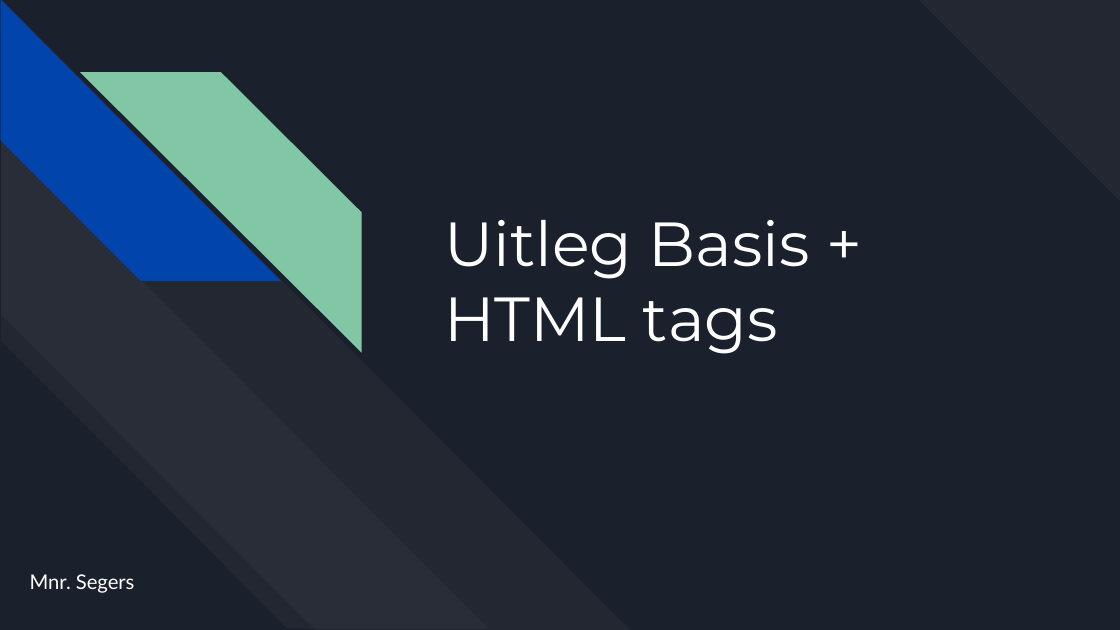
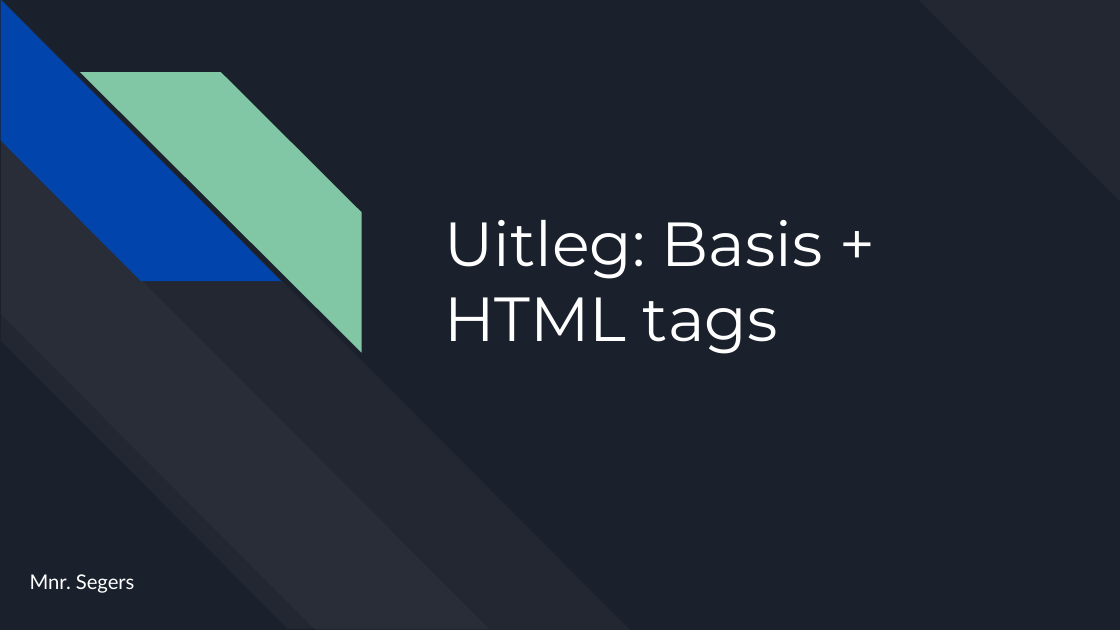
Before and after one commit to emmauscollege/emmauscollege.github.io, a slide deck: slide 1 of methode/static/theorie/webdesign/1.2-html-tags.pptx. Drawn at 1120x630 pixels with LibreOffice and Linux fonts; fonts in the diff are those of the drawing. Boxes give left, top, right and bottom in pixels: in the first picture for what was removed or moved away, otherwise in the second. Text is boxed around its words. In the diff, an @@ line names an element or a change of style, - is before the commit and + after.

```diff
--- a/methode/static/theorie/webdesign/1.2-html-tags.pptx
+++ b/methode/static/theorie/webdesign/1.2-html-tags.pptx
@@ title at (444, 220, 823, 354): text changed @@
-Uitleg Basis + HTML tags
+Uitleg: Basis + HTML tags
```
Also in this commit, not shown: 4 other slides changed, 2 slides added.
